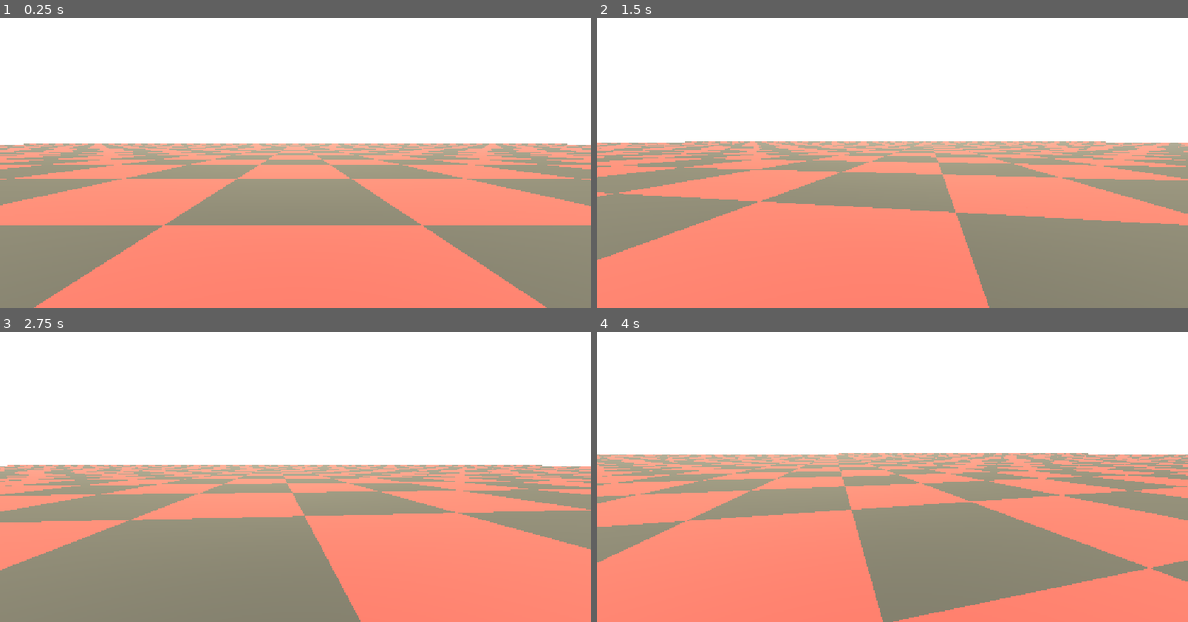
Above: before the commit, frames 1-4 (two rows, left to right).
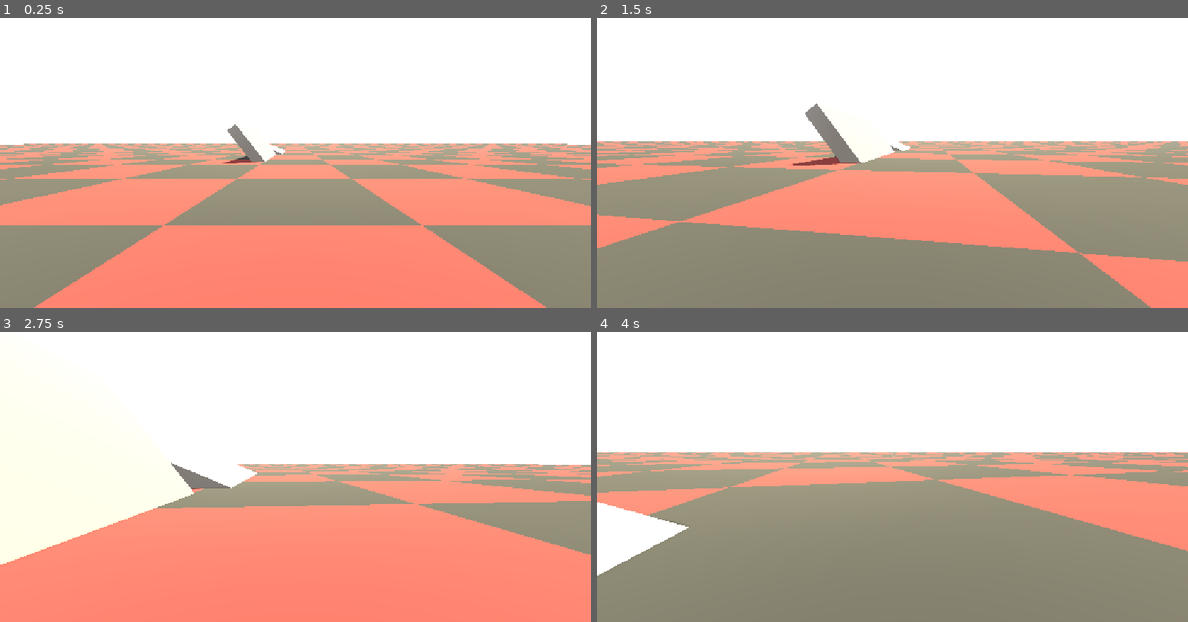
Above: after the commit, the same moments.

Repository: sacul2345/StarFreighter
Game: Godot game, scene res://Game/node_3d.tscn
Two runs of this game, one before a commit and one after it. Both use one fixed random seed, a clock stepped at 60 frames per second and the inputs below.
Inputs (mouse positions are in pixels of both pictures, inside the frame that each line leads up to):
- Up to frame 1 (0.25 s): no input
- Up to frame 2 (1.5 s): tap Enter at 0.5 s; move the mouse to (922, 139) at 0.52 s; hold Ctrl (crouch) 0.53-1.28 s; hold W (forward) from 0.53 s (still down); tap Space (jump) at 0.77 s; move the mouse to (862, 142) at 1.27 s; tap Ctrl (crouch) at 1.35 s
- Up to frame 3 (2.75 s): keep holding W (forward); tap Space (jump) at 1.52 s; move the mouse to (307, 450) at 2.02 s; hold Ctrl (crouch) from 2.03 s (still down)
- Up to frame 4 (4 s): keep holding W (forward); move the mouse to (886, 462) at 2.77 s; release Ctrl (crouch) at 2.78 s; tap Ctrl (crouch) at 2.85 s; tap Space (jump) at 3.02, 3.77 s; move the mouse to (933, 459) at 3.52 s; hold Ctrl (crouch) from 3.53 s (still down)

The runs differ from the first frame. In frame 1, 0.5% of the frame differs, in the area x 37-49%, y 36-51%; in frame 2, 36%, in the area x 0-100%, y 29-100%; in frame 3, 32%; in frame 4, 35%.

Commit message:
added crouching, ground collide needs to be reworked

Diff:
--- a/Game/node_3d.tscn
+++ b/Game/node_3d.tscn
@@ -43,6 +43,13 @@
 sdfgi_use_occlusion = true
 glow_enabled = true
 
+[sub_resource type="BoxMesh" id="BoxMesh_0jfuq"]
+
+[sub_resource type="StandardMaterial3D" id="StandardMaterial3D_0jfuq"]
+albedo_color = Color(0.30692267, 0.3069227, 0.3069227, 1)
+
+[sub_resource type="BoxShape3D" id="BoxShape3D_kn0fm"]
+
 [node name="Node3D" type="Node3D" unique_id=973620551]
 
 [node name="Plane" type="Node3D" parent="." unique_id=1627250394]
@@ -82,10 +89,12 @@
 crouchCollide = NodePath("Crouching")
 
 [node name="MeshInstance3D" type="MeshInstance3D" parent="Player/RigidBody3D" unique_id=2139064305]
+visible = false
 layers = 512
 mesh = SubResource("CapsuleMesh_0jfuq")
 
 [node name="Standing" type="CollisionShape3D" parent="Player/RigidBody3D" unique_id=1134784364]
+visible = false
 shape = SubResource("CapsuleShape3D_kn0fm")
 
 [node name="Crouching" type="CollisionShape3D" parent="Player/RigidBody3D" unique_id=1344202032]
@@ -100,6 +109,8 @@
 [node name="CanvasLayer" parent="Player/RigidBody3D/PlayerView" unique_id=425049810 instance=ExtResource("2_vm3q4")]
 
 [node name="GroundCast" type="RayCast3D" parent="Player/RigidBody3D" unique_id=1572890444]
+transform = Transform3D(1, 0, 0, 0, 1, 0, 0, 0, 1, 0, 1, 0)
+target_position = Vector3(0, -2, 0)
 
 [node name="WorldEnvironment" type="WorldEnvironment" parent="." unique_id=803477523]
 environment = SubResource("Environment_0jfuq")
@@ -111,8 +122,28 @@
 shadow_enabled = true
 shadow_blur = 4.519
 
-[node name="structure" type="Node3D" parent="." unique_id=500818264]
+[node name="structures" type="Node3D" parent="." unique_id=500818264]
 
-[node name="Freight1_mtl" type="MeshInstance3D" parent="." unique_id=548515745]
+[node name="StaticBody3D" type="StaticBody3D" parent="structures" unique_id=119621484]
+transform = Transform3D(3.4838827, -0.8329596, 0, -4.4467993, -0.65258926, 0, 0, 0, 12.722083, -4.6433554, 1.2256439, -26.163136)
+
+[node name="MeshInstance3D" type="MeshInstance3D" parent="structures/StaticBody3D" unique_id=2032816252]
+mesh = SubResource("BoxMesh_0jfuq")
+surface_material_override/0 = SubResource("StandardMaterial3D_0jfuq")
+
+[node name="CollisionShape3D" type="CollisionShape3D" parent="structures/StaticBody3D" unique_id=716900663]
+shape = SubResource("BoxShape3D_kn0fm")
+
+[node name="StaticBody3D2" type="StaticBody3D" parent="structures" unique_id=1658482156]
+transform = Transform3D(5.1896653, -0.41796505, 0, -2.2313285, -0.97211087, 0, 0, 0, 12.722082, -4.6433554, 0.48848557, -40.45366)
+
+[node name="MeshInstance3D" type="MeshInstance3D" parent="structures/StaticBody3D2" unique_id=155776178]
+mesh = SubResource("BoxMesh_0jfuq")
+surface_material_override/0 = SubResource("StandardMaterial3D_0jfuq")
+
+[node name="CollisionShape3D" type="CollisionShape3D" parent="structures/StaticBody3D2" unique_id=1684278764]
+shape = SubResource("BoxShape3D_kn0fm")
+
+[node name="Freight1_mtl" type="MeshInstance3D" parent="structures" unique_id=548515745]
 transform = Transform3D(2.5775003, 0, 1.2622968, 0, 2.8700001, 0, -1.2622968, 0, 2.5775003, 9.5051775, 3.8550262, 14.7185545)
 mesh = ExtResource("3_vm3q4")
--- a/Game/playerMovement.gd
+++ b/Game/playerMovement.gd
@@ -43,11 +43,13 @@
 		linear_velocity.y = JUMP_POWER
 
 	if Input.is_action_pressed("crouch"):
-		print("crouching")
+		standCollide.disabled = true
+		crouchCollide.disabled = false
+		groundCast.target_position.y = -1
 	else:
-		print("not crouching")
-
-
+		standCollide.disabled = false
+		crouchCollide.disabled = true
+		groundCast.target_position.y = -2
 
 	if onGround():
 		accelerate(wish_dir, MAX_SPEED, ACCELERATION, delta)
